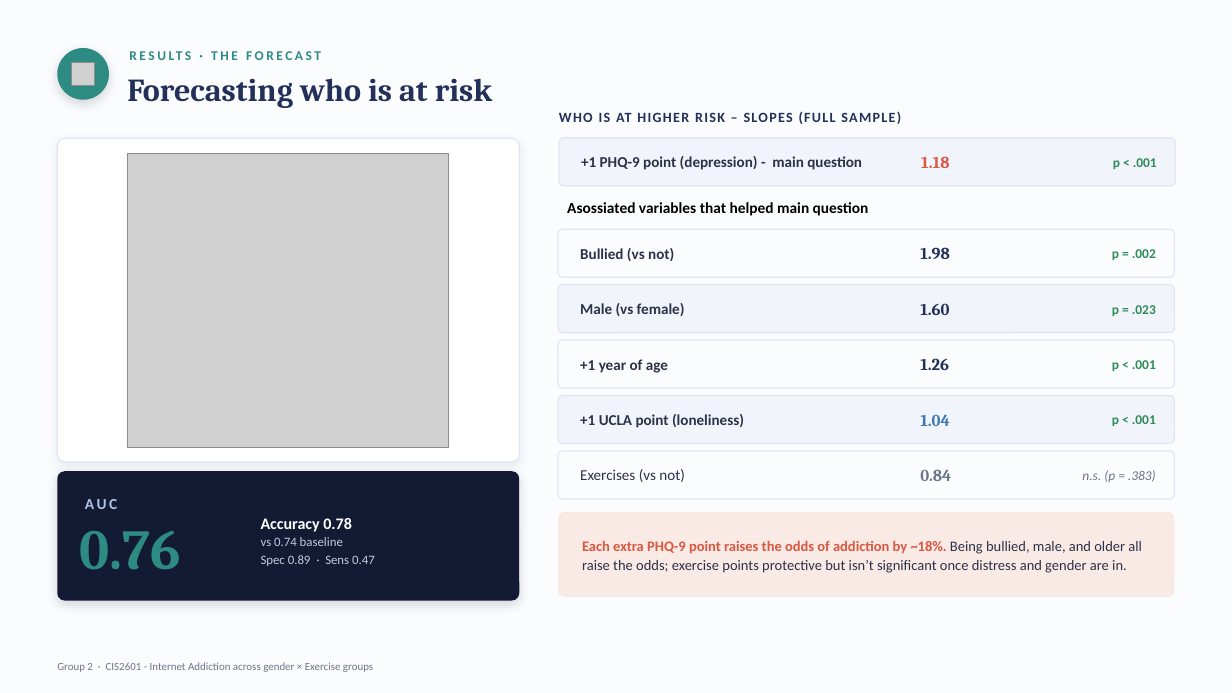
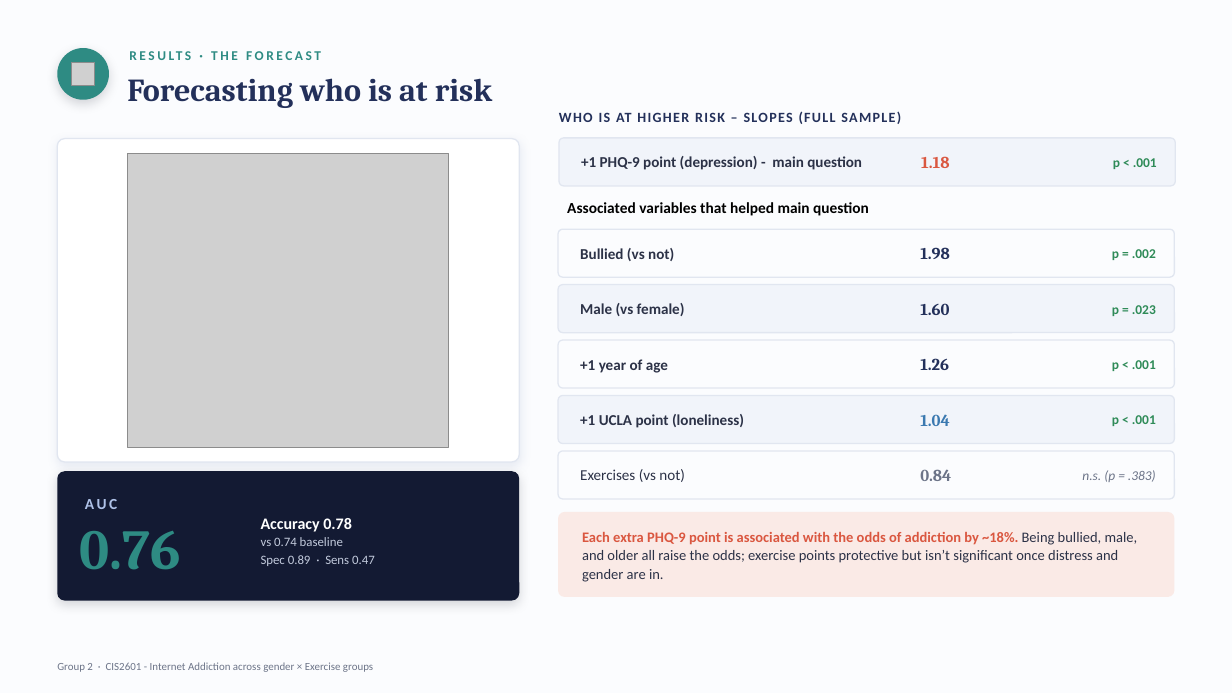
Before and after one commit to AlinaKozitsyn/DataAnalysisFinal, a slide deck: slide 9 of Slides.pptx. Drawn at 1232x693 pixels with LibreOffice and Linux fonts; fonts in the diff are those of the drawing; grey boxes stand for pictures. Boxes give left, top, right and bottom in pixels: in the first picture for what was removed or moved away, otherwise in the second. Text is boxed around its words. In the diff, an @@ line names an element or a change of style, - is before the commit and + after.

Commit message:
final

```diff
--- a/Slides.pptx
+++ b/Slides.pptx
@@ text at (x1=567, y1=202, x2=869, y2=216): text changed @@
-Asossiated variables that helped main question
+Associated variables that helped main question
@@ text at (x1=582, y1=532, x2=1138, y2=582): text changed @@
-Each extra PHQ-9 point raises the odds of addiction by ~18%. Being bullied, male, and older all raise the odds; exercise points protective but isn’t significant once distress and gender are in.
+Each extra PHQ-9 point is associated with the odds of addiction by ~18%. Being bullied, male, and older all raise the odds; exercise points protective but isn’t significant once distress and gender are in.
```
Also in this commit, not shown: 2 other slides changed.
